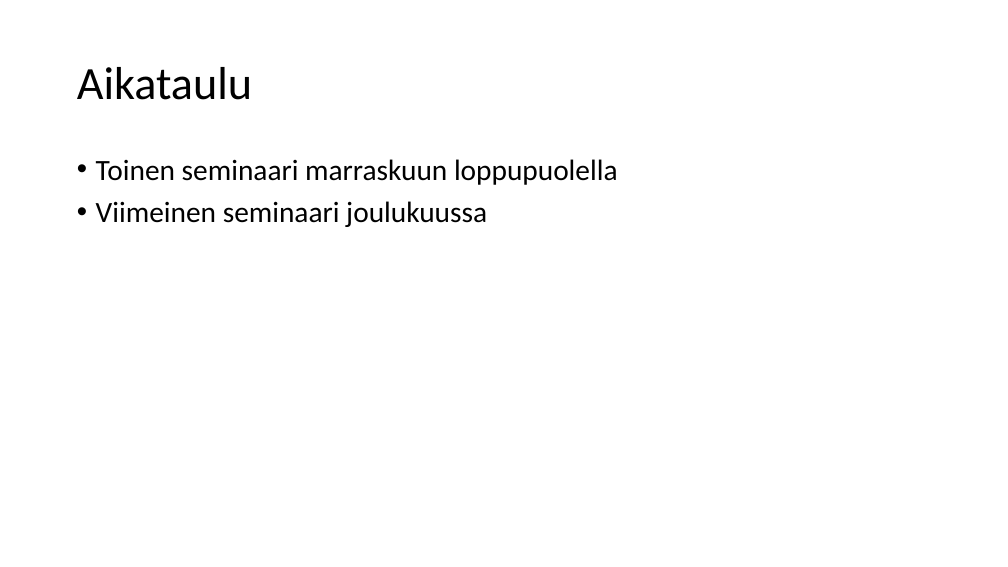
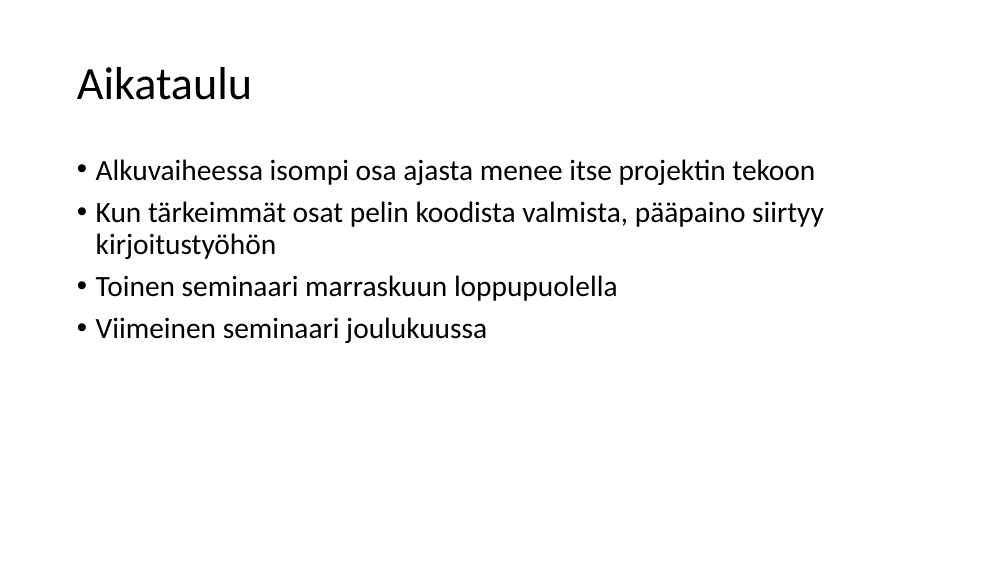
Before and after one commit to king784/GLJRPG, a slide deck: slide 2 of Presentation/GLJRPGSeminaari1.pptx. Drawn at 1008x567 pixels with LibreOffice and Linux fonts; fonts in the diff are those of the drawing. Boxes give left, top, right and bottom in pixels: in the first picture for what was removed or moved away, otherwise in the second. Text is boxed around its words. In the diff, an @@ line names an element or a change of style, - is before the commit and + after.

```diff
--- a/Presentation/GLJRPGSeminaari1.pptx
+++ b/Presentation/GLJRPGSeminaari1.pptx
@@ text at <box>96,159,824,259</box>: paragraphs added @@
+• Alkuvaiheessa isompi osa ajasta menee itse projektin tekoon
+• Kun tärkeimmät osat pelin koodista valmista, pääpaino siirtyy kirjoitustyöhön
```
Also in this commit, not shown: 2 slides added, 1 slide removed.
